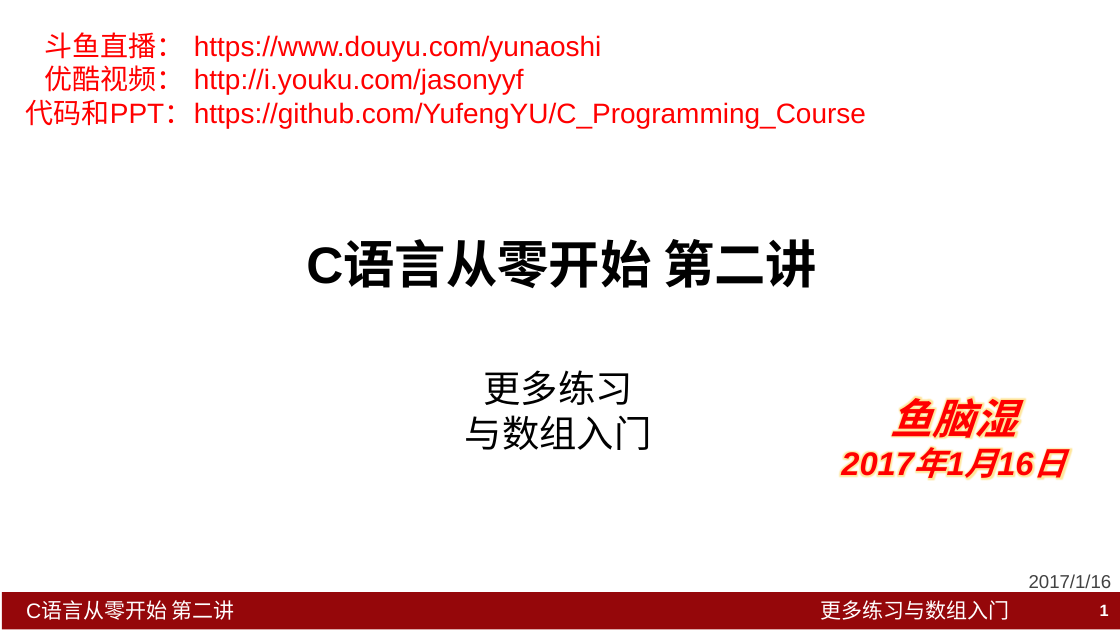
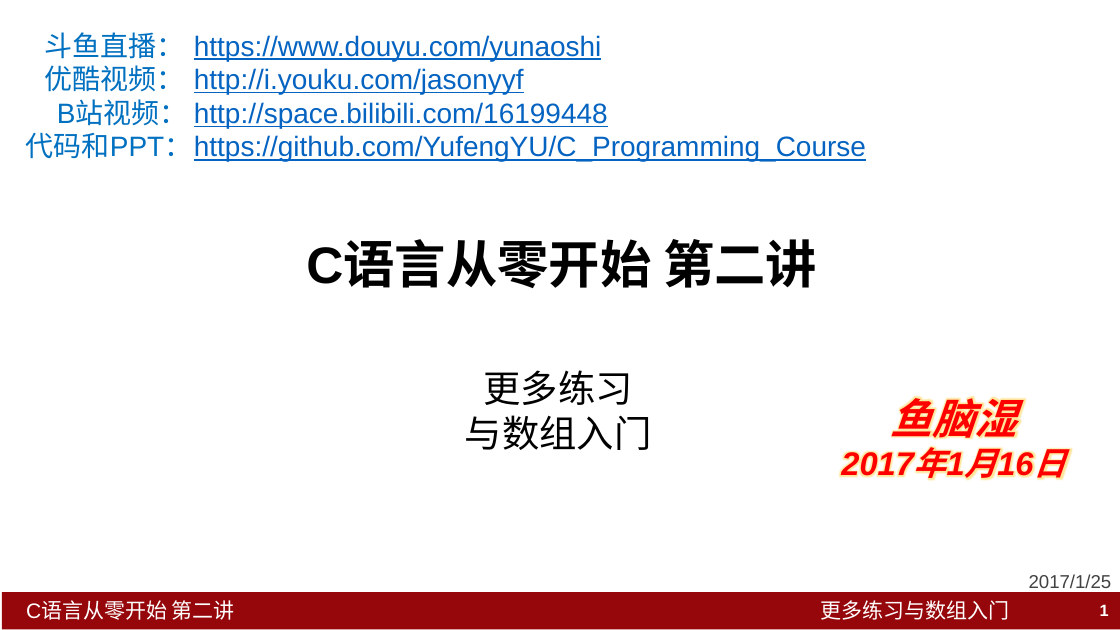
Before and after one commit to YufengYU/C_Programming_Course, a slide deck: slide 1 of Lesson2_More_Practice/C语言从零开始_第二讲_更多的练习.pptx. Drawn at 1120x630 pixels with LibreOffice and Linux fonts; fonts in the diff are those of the drawing. Boxes give left, top, right and bottom in pixels: in the first picture for what was removed or moved away, otherwise in the second. Text is boxed around its words. In the diff, an @@ line names an element or a change of style, - is before the commit and + after.

```diff
--- a/Lesson2_More_Practice/C语言从零开始_第二讲_更多的练习.pptx
+++ b/Lesson2_More_Practice/C语言从零开始_第二讲_更多的练习.pptx
@@ text at (26,32,866,162): text colour #FF0000 to #0070C0 in "斗鱼直播：", "优酷视频：", "代码和PPT："; text colour #FF0000 to #0563C1, underline on in "https://www.douyu.com/yunaoshi", "http://i.youku.com/jasonyyf", "https://github.com/YufengYU/C_Programming_Course" @@
@@ text at (57,101,608,128): paragraph added @@
+B站视频： http://space.bilibili.com/16199448
@@ text at (1029,574,1112,588): text changed @@
-2017/1/16
+2017/1/25
```
Also in this commit, not shown: 7 other slides changed, 2 other files.
